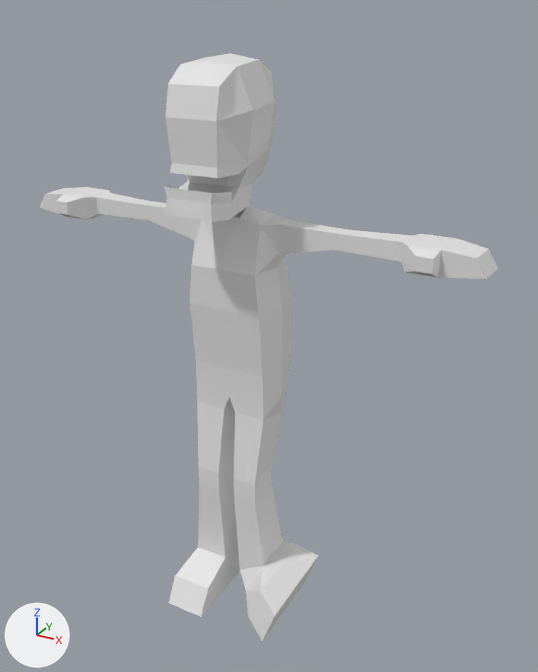
What one commit did to the Blender file Assets/Game/meshes/character/ZB_No1.blend.
The view is the same before and after, from a 50 mm camera at (4.03, -6.57, 6.84) aimed at (0.34, 0.14, 3.48). Every picture has the same lights, and +X, +Y and +Z are marked at lower left.

The first picture shows 'zombie'.
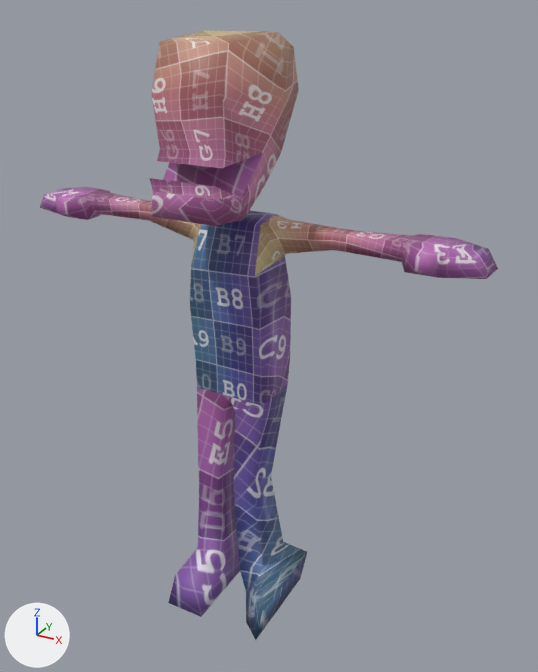
The change, as a list of edits to the scene's bpy script:
```text
Add img_dev_uv_by_peterdacker:
    img_dev_uv_by_peterdacker = load_image('DEV_UV_by_peterdacker', '../../textures/dev/DEV_UV_by_peterdackers.png', 894, 894, 'Non-Color')
Add mat_dev_uv_by_peterdacker:
    mat_dev_uv_by_peterdacker = principled_material('DEV_UV_by_peterdacker')
    mat_dev_uv_by_peterdacker.texture = img_dev_uv_by_peterdacker
Change me_zombie:
    used by ob_zombie; location = (0.0, 0.0, 0.0); scale = (1.54, 1.54, 1.54)
    remove me_zombie.from_pydata(...)  # 231 vertices, 233 faces; spans x -1.76..1.76, y -0.55..0.31, z 0.01..4.18
    add me_zombie.from_pydata(...)  # 160 vertices, 170 faces; spans x -1.76..1.76, y -0.61..0.46, z 0.01..4.31
    me_zombie part 1: the loose piece of 63 vertices spanning x -0.3..0.3, y -0.55..0.26, z 3.25..4.18 is rebuilt with 32 vertices and now spans x -0.4..0.41, y -0.61..0.46, z 3.25..4.31, in mat_dev_uv_by_peterdacker (picture img_dev_uv_by_peterdacker)
    me_zombie part 2
    44 vertices are removed from x -0.37..0.61, y -0.54..0.31, z 0.01..3.21
    89 faces are deleted
    6 vertices move from x 0.32..0.61, y -0.16..0.23, z 0.02..0.39 to x 0.3..0.51, y -0.54..0.23, z 0.01..0.33
    4 vertices are added at (0.25, 0.06, 1.07), (-0.25, 0.06, 1.07), (0.07, 0.06, 1.07), (-0.07, 0.06, 1.07)
    51 new faces join them
    me_zombie part 3: 83 faces spanning x -1.76..1.76, y -0.54..0.27, z 0.01..3.14 switch from no material to mat_dev_uv_by_peterdacker (picture img_dev_uv_by_peterdacker)
```

Location of each change, (x1, y1, x2, y2) in pixels of the pictures (538 x 672 px):
'zombie', reshaped: before (40, 53, 498, 641); after (40, 30, 498, 640)
part 1 of me_zombie, rebuilt (33% wider, 16% taller): before (164, 53, 276, 222); after (150, 30, 299, 226)
part 2 of me_zombie, cut back: before (190, 207, 318, 641); after (190, 210, 306, 640)
part 3 of me_zombie, recoloured: (40, 187, 498, 617) in both
